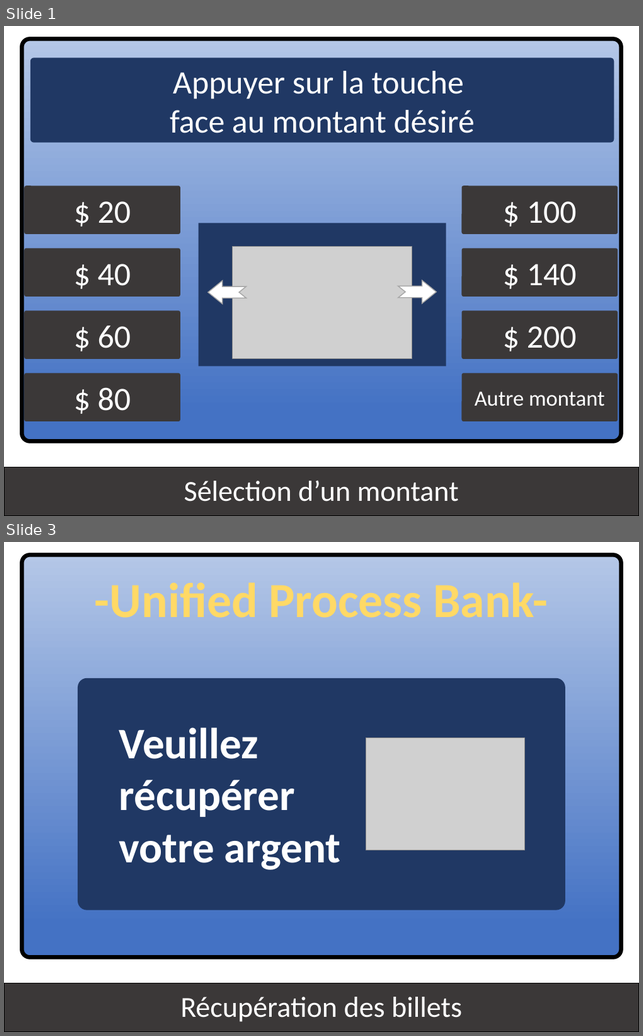
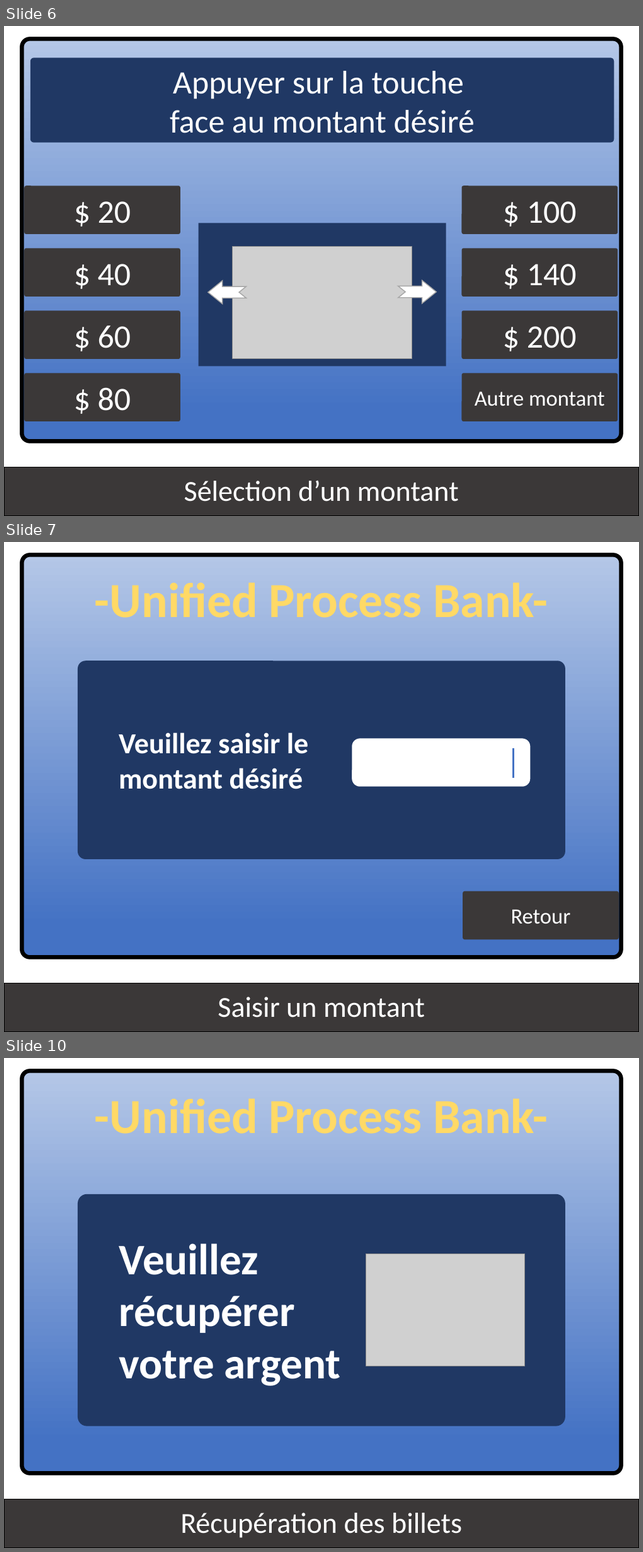
Before and after one commit to kyweez/CDA-15-APPLICATION-DESIGN, a slide deck: GAB/Version-aurelien/IHM-aurelien.pptx. Shown one above the other, each under a label of ours: slides 1 and 3 before the commit, slides 6, 7 and 10 after it; the slides between them are not shown. The pictures are 643x1036 and 643x1552 pixels, drawn with LibreOffice and Linux fonts; fonts in the diff are those of the drawing; grey boxes stand for pictures. Boxes give left, top, right and bottom in pixels: in the first picture for what was removed or moved away, otherwise in the second. Text is boxed around its words. In the diff, an @@ line names an element or a change of style, - is before the commit and + after.

```diff
--- a/GAB/Version-aurelien/IHM-aurelien.pptx
+++ b/GAB/Version-aurelien/IHM-aurelien.pptx
@@ slide 7 added at [4, 542, 639, 1032], background #FFFFFF @@
@@ group added at [22, 555, 621, 958]: 2 rounded rectangles, 2 texts @@
+-Unified Process Bank-
+Veuillez saisir le montant désiré
@@ rounded rectangle added at [352, 738, 531, 787], fill #FFFFFF, outline #203864 1 pt @@
@@ line added from (514, 749) to (514, 778), #4472C4 2.25 pt @@
@@ rounded rectangle added at [463, 891, 619, 940], fill #3B3838, 24 pt, text #FFFFFF @@
+Retour
@@ rectangle added at [4, 983, 639, 1032], fill #3B3838, outline #000000 0.75 pt, 32 pt, text #FFFFFF @@
+Saisir un montant
@@ what was slide 1 is now slide 6 @@
@@ what was slide 3 is now slide 10 @@
```
Also in this commit, not shown: 7 other slides added, 1 other file.
